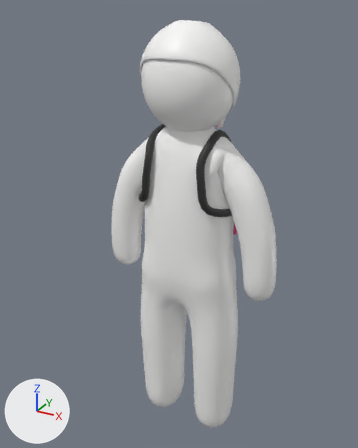
One commit to the glTF model assets/ajp_character_rigged.glb: the scene before it, then after it.
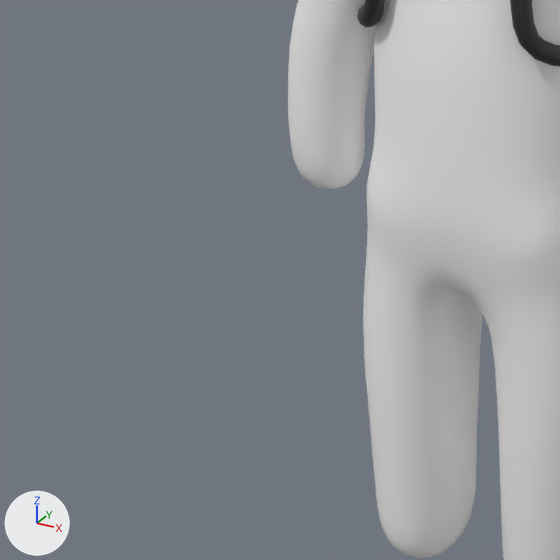
Old and new are each drawn whole from a camera (50 mm lens) standing at (0.851, -0.786, 0.903) and looking at (0.398, 0.037, 0.492) and again close up on the part from 0% to 61% of the width and 43% to 91% of the height. Lighting does not change. The marker at lower left points along +X, +Y and +Z. The last two pictures show the newer version. Where no turn or scale is listed for an object, it has been applied to the vertices.

The scene before the commit, as lines of its bpy script (objects in view):
```python
me_ajp_character_012 = bpy.data.meshes.new('AJP_Character.012')
me_ajp_character_012.from_pydata(...)  # 5798 vertices, 11542 faces; spans x -0.181..0.181, y -0.082..0.171, z 0.035..0.882
# faces by material slot: [8300, 1300, 1942]
me_ajp_character_012.materials.append(mat_mc_white)  # white #fafaf9
me_ajp_character_012.materials.append(mat_aj_vest)  # pink #c9497b
me_ajp_character_012.materials.append(mat_aj_dark)  # black #2e2e2e
ob_ajp_character = bpy.data.objects.new('AJP_Character', me_ajp_character_012)
ob_ajp_character.location = (0.44, 0.0, 0.0)
```
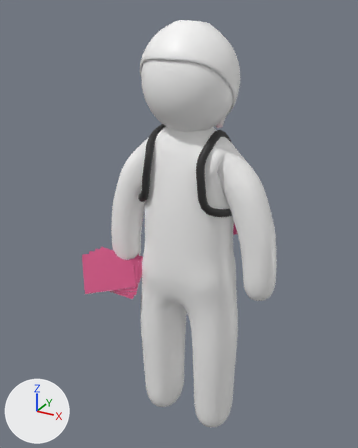
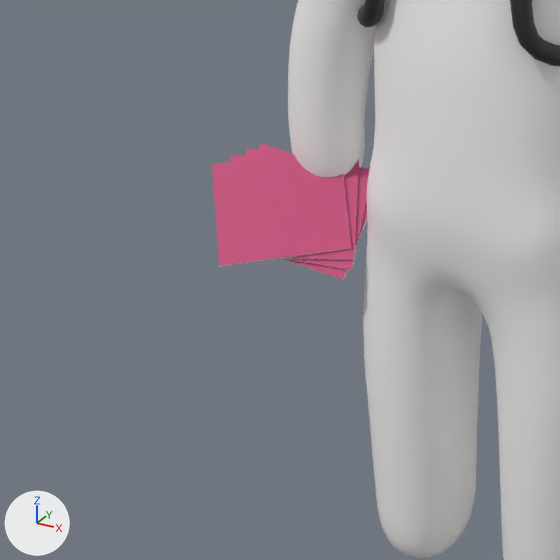
The newer file is also turned or shifted as a whole; pictures and numbers use the older file's frame.

Patch to the scene script:
```diff
--- a/assets/ajp_character_rigged.glb.py
+++ b/assets/ajp_character_rigged.glb.py
@@ me_pr_flyer_m @@
+me_pr_flyer_m.from_pydata(...)  # 32 vertices, 48 faces; spans x -0.0707..0.0606, y -0.0616..0.0538, z -0.0449..0.0383
+# faces by material slot: [16, 32]
+me_pr_flyer_m.materials.append(mat_aj_vest)  # pink #c9497b
+me_pr_flyer_m.materials.append(mat_mc_white)  # white #fafaf9
@@ ob_pr_flyer @@
+ob_pr_flyer = bpy.data.objects.new('PR_Flyer', me_pr_flyer_m)
+ob_pr_flyer.location = (0.287, -0.047, 0.391)
```

What differs and where, as boxes (x1, y1, x2, y2) in the close-ups (560 x 560 px):
'PR_Flyer', added
    after: (212, 143, 369, 280)
    faces in mat_aj_vest (pink #c9497b): (212, 143, 369, 279)
    faces in mat_mc_white (white #fafaf9): (220, 169, 367, 280)
